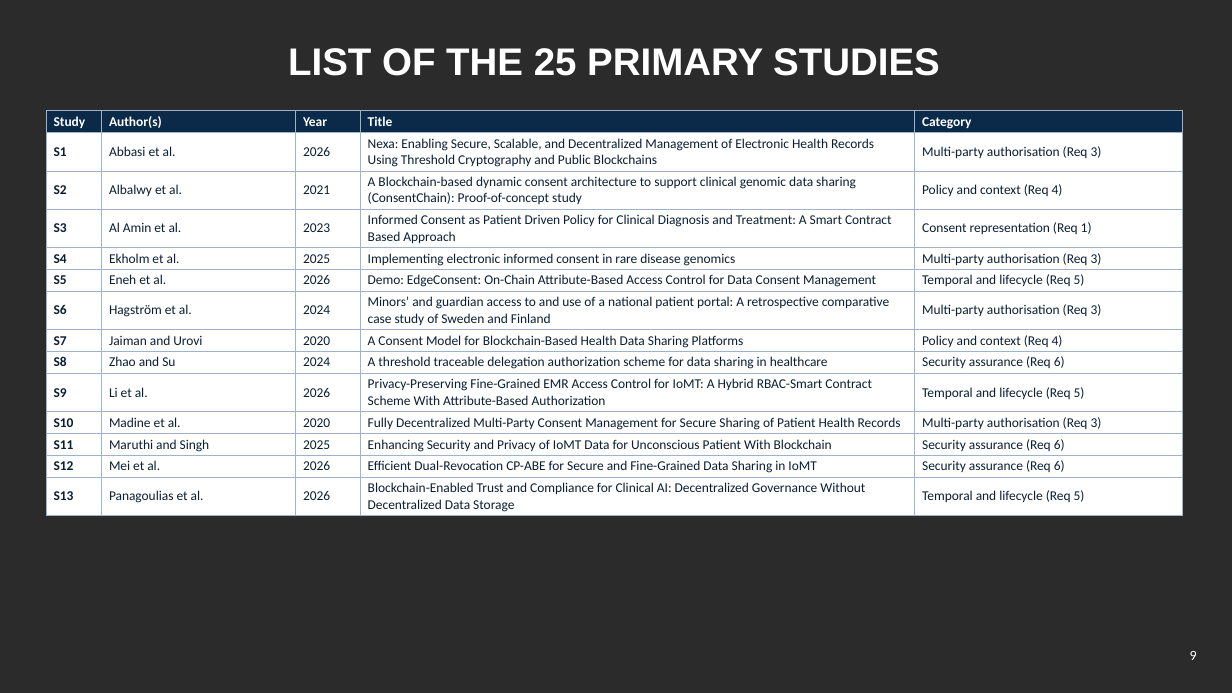
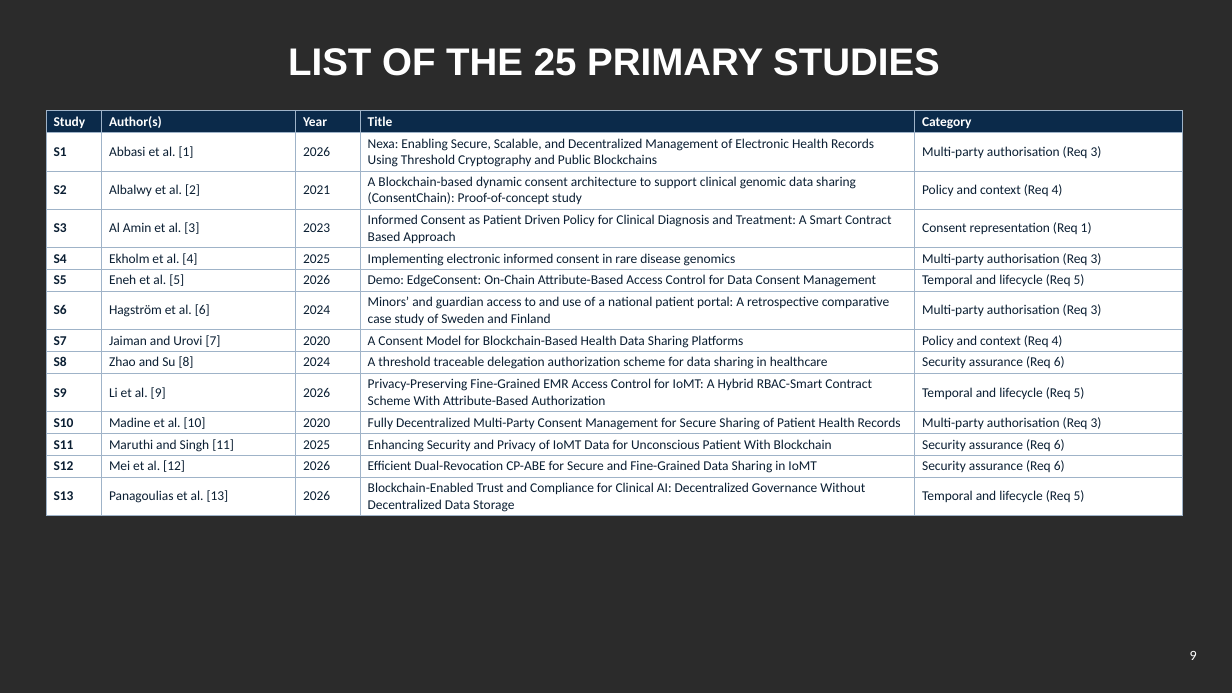
Before and after one commit to yasir12345678900/HealthRWA-Sepolia-Personal-try, a slide deck: slide 9 of docs/Yasir_CA2_Reassessment_Slides.pptx. Drawn at 1232x693 pixels with LibreOffice and Linux fonts; fonts in the diff are those of the drawing; background and template pictures are left out; a plain dark background stands for a picture behind light text. Boxes give left, top, right and bottom in pixels: in the first picture for what was removed or moved away, otherwise in the second. Text is boxed around its words. In the diff, an @@ line names an element or a change of style, - is before the commit and + after.

```diff
--- a/docs/Yasir_CA2_Reassessment_Slides.pptx
+++ b/docs/Yasir_CA2_Reassessment_Slides.pptx
@@ table at [46,111,1183,516] @@
-row 2, column 2: Abbasi et al.
+row 2, column 2: Abbasi et al. [1]
-row 3, column 2: Albalwy et al.
+row 3, column 2: Albalwy et al. [2]
-row 4, column 2: Al Amin et al.
+row 4, column 2: Al Amin et al. [3]
-row 5, column 2: Ekholm et al.
+row 5, column 2: Ekholm et al. [4]
-row 6, column 2: Eneh et al.
+row 6, column 2: Eneh et al. [5]
-row 7, column 2: Hagström et al.
+row 7, column 2: Hagström et al. [6]
-row 8, column 2: Jaiman and Urovi
+row 8, column 2: Jaiman and Urovi [7]
-row 9, column 2: Zhao and Su
+row 9, column 2: Zhao and Su [8]
-row 10, column 2: Li et al.
+row 10, column 2: Li et al. [9]
-row 11, column 2: Madine et al.
+row 11, column 2: Madine et al. [10]
-row 12, column 2: Maruthi and Singh
+row 12, column 2: Maruthi and Singh [11]
-row 13, column 2: Mei et al.
+row 13, column 2: Mei et al. [12]
-row 14, column 2: Panagoulias et al.
+row 14, column 2: Panagoulias et al. [13]
```
Also in this commit, not shown: 7 other slides changed, 10 other files.
